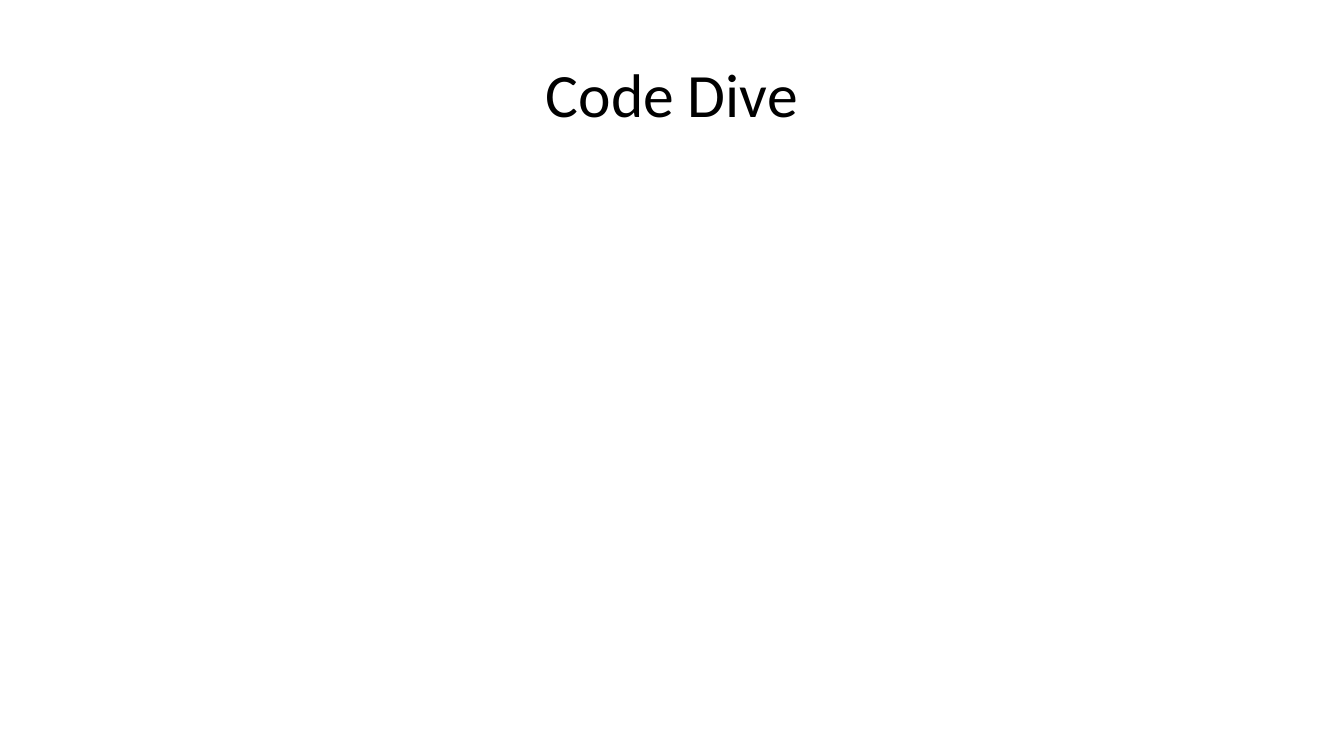
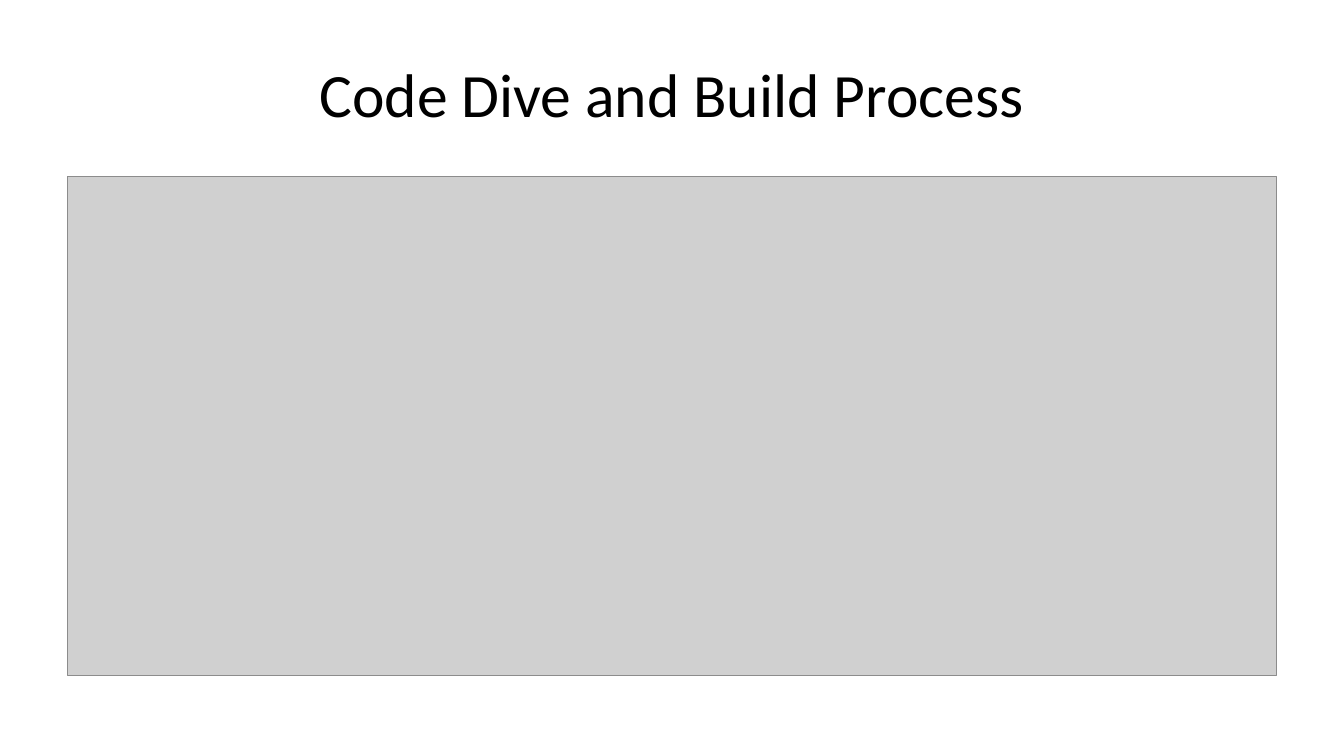
Before and after one commit to janelbrandon/CA_Assessment, a slide deck: slide 11 of ppt/Assignment_A1-1_Presentation.pptx (slide 7 before the commit). Drawn at 1344x756 pixels with LibreOffice and Linux fonts; fonts in the diff are those of the drawing; grey boxes stand for pictures. Boxes give left, top, right and bottom in pixels: in the first picture for what was removed or moved away, otherwise in the second. Text is boxed around its words. In the diff, an @@ line names an element or a change of style, - is before the commit and + after.

```diff
--- a/ppt/Assignment_A1-1_Presentation.pptx
+++ b/ppt/Assignment_A1-1_Presentation.pptx
@@ title at (319,74,1024,118): text changed @@
-Code Dive
+Code Dive and Build Process
@@ picture added at (68,176,1277,676) @@
```
Also in this commit, not shown: 4 other slides changed, 4 slides added, 1 other file.
